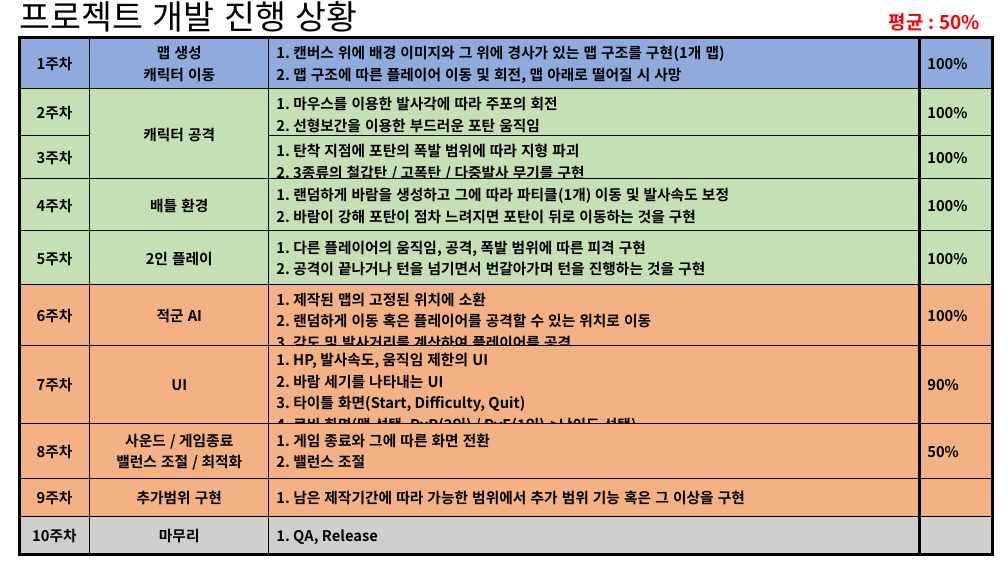
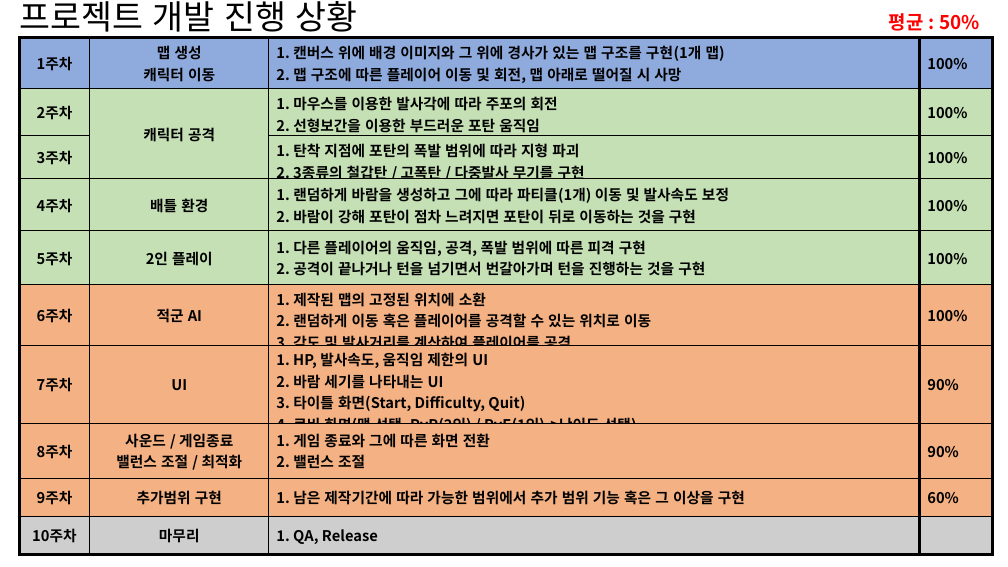
Before and after one commit to SaintPingu/2DGP-Project, a slide deck: slide 1 of docs/3차 발표.pptx. Drawn at 1008x567 pixels with LibreOffice and Linux fonts; fonts in the diff are those of the drawing. Boxes give left, top, right and bottom in pixels: in the first picture for what was removed or moved away, otherwise in the second. Text is boxed around its words. In the diff, an @@ line names an element or a change of style, - is before the commit and + after.

```diff
--- a/docs/3차 발표.pptx
+++ b/docs/3차 발표.pptx
@@ table at bbox=[19, 37, 992, 554] @@
-row 8, column 4: 50%
+row 8, column 4: 90%
-row 9, column 4: 
+row 9, column 4: 60%
```
Also in this commit, not shown: 18 other files.
